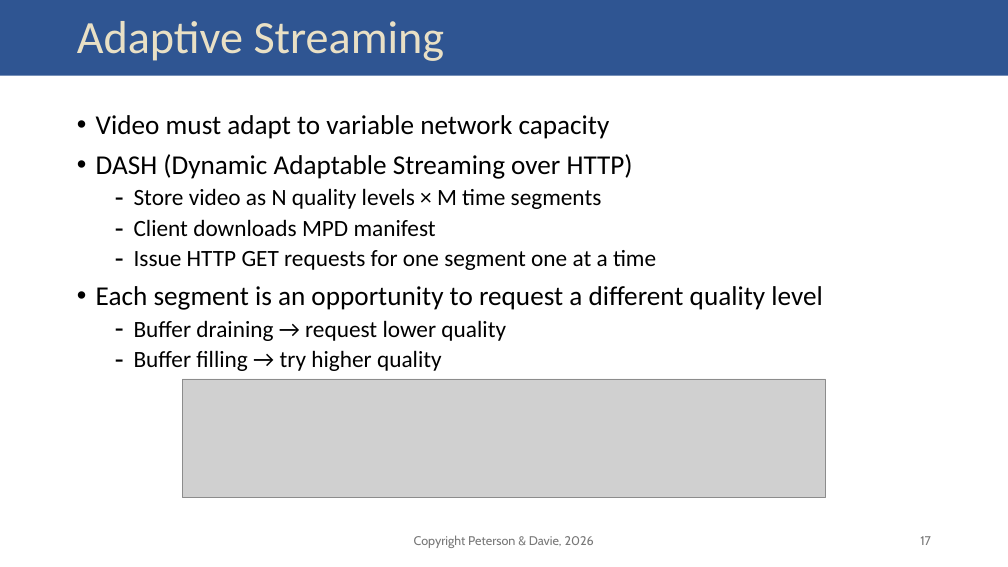
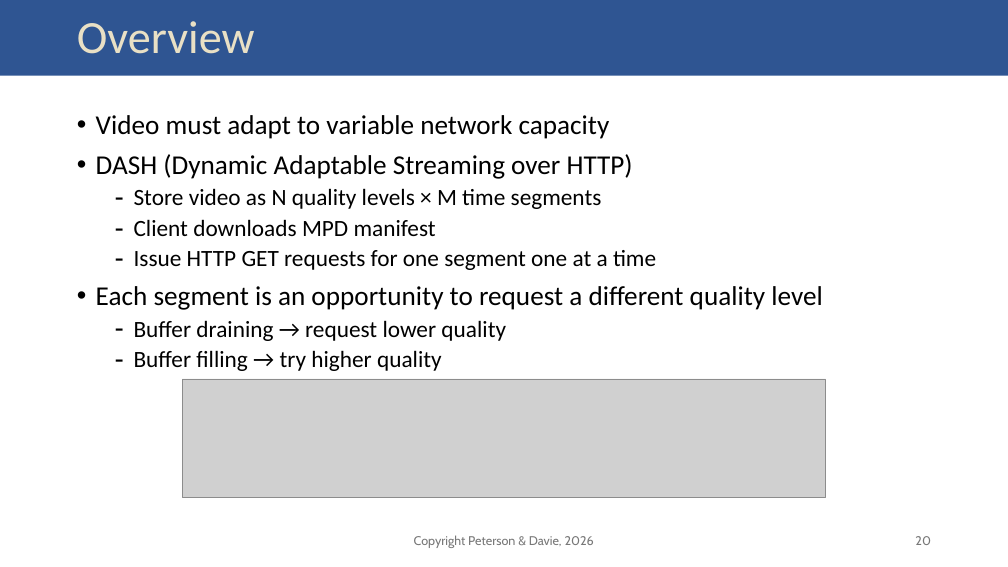
Before and after one commit to SystemsApproach/7E, a slide deck: slide 20 of resources/slides/02_applications.pptx (slide 17 before the commit). Drawn at 1008x567 pixels with LibreOffice and Linux fonts; fonts in the diff are those of the drawing; grey boxes stand for pictures. Boxes give left, top, right and bottom in pixels: in the first picture for what was removed or moved away, otherwise in the second. Text is boxed around its words. In the diff, an @@ line names an element or a change of style, - is before the commit and + after.

```diff
--- a/resources/slides/02_applications.pptx
+++ b/resources/slides/02_applications.pptx
@@ title at bbox=[77, 21, 255, 54]: text changed @@
-Adaptive Streaming
+Overview
@@ page number at bbox=[915, 536, 931, 545]: text changed @@
-17
+20
```
Also in this commit, not shown: 3 other slides changed, 3 slides added, 5 other files.
